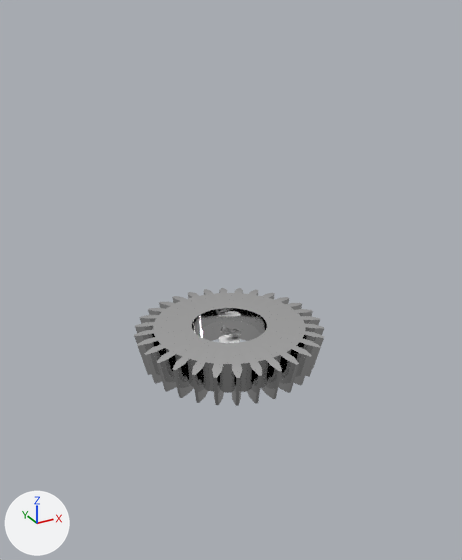
Before and after pictures for a commit that changed the glTF model gltf/stride.glb.
Camera for both pictures: a 50 mm camera at (-3.17, -5.8, 3.66) aimed at (-0.04, -0.1, 0.81). Every picture has the same lights, and +X, +Y and +Z are marked at lower left. Where no turn or scale is listed for an object, it has been applied to the vertices.

Before the edit, the objects in view are built like this:
```python
me_brep_14702d5f_5521_4a17_911b_d73f178fb5d9 = bpy.data.meshes.new('Brep 14702d5f-5521-4a17-911b-d73f178fb5d9')
me_brep_14702d5f_5521_4a17_911b_d73f178fb5d9.from_pydata(...)  # 29047 vertices, 58150 faces; spans x -0.137..0.143, y -0.055..0.054, z 0.0..0.104
me_brep_14702d5f_5521_4a17_911b_d73f178fb5d9.materials.append(mat_plastic)  # grey #a0a0a0
me_cylinder = bpy.data.meshes.new('Cylinder')
me_cylinder.from_pydata(...)  # a 128-sided cylinder along z spanning x -0.126..0.126, y -0.126..0.126, z -0.003..0.003
me_gear_001 = bpy.data.meshes.new('Gear.001')
me_gear_001.from_pydata(...)  # 840 vertices, 1680 faces; spans x -1.09..1.09, y -1.1..1.1, z -0.23..0.2
me_gear_001.materials.append(mat_material_001)  # white #e7e7e7
ob_cylinder = bpy.data.objects.new('Cylinder', me_cylinder)
ob_cylinder.location = (0.0, 0.0, 0.0)
ob_gear_001 = bpy.data.objects.new('Gear.001', me_gear_001)
ob_gear_001.location = (0.0, 0.0, 0.0)
ob_object_3144 = bpy.data.objects.new('Object.3144', me_brep_14702d5f_5521_4a17_911b_d73f178fb5d9)
ob_object_3144.location = (0.0, 0.0, 0.07)
ob_object_3144.rotation_euler = (0.0, 0.441, 0.0)  # degrees (0, 25, 0)
```
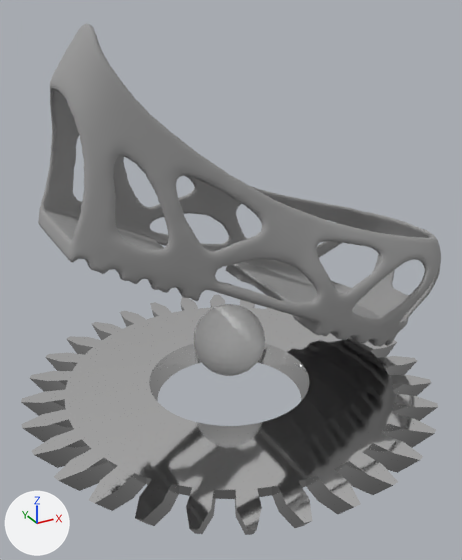
Location of each change, [x1, y1, x2, y2] in pixels of the pictures (462 x 560 px):
'Gear.001', moved, rescaled (119% wider, 103% taller): before [134, 288, 324, 406]; after [21, 295, 438, 535]
'Object.3144', moved, rescaled (1736% wider, 2214% taller): before [220, 325, 241, 338]; after [38, 24, 441, 347]
'Sphere', added: after [194, 304, 265, 376]
'Cylinder', deleted: before [219, 334, 240, 343]

The change, as a diff of the scene's bpy script:
```diff
--- a/gltf/stride.glb.py
+++ b/gltf/stride.glb.py
@@ me_sphere @@
+me_sphere.from_pydata(...)  # a UV sphere (32 segments, 16 rings, poles along z) spanning x -0.419..0.419, y -0.419..0.419, z -0.419..0.419
@@ ob_gear_001 @@
 ob_gear_001 = bpy.data.objects.new('Gear.001', me_gear_001)
-ob_gear_001.location = (0.0, 0.0, 0.0)
+ob_gear_001.location = (0.0, 0.0, -0.65)
+ob_gear_001.scale = (2.2, 2.2, 0.669)
@@ ob_cylinder @@
-ob_cylinder = bpy.data.objects.new('Cylinder', me_cylinder)
-ob_cylinder.location = (0.0, 0.0, 0.0)
@@ ob_object_3144 @@
 ob_object_3144 = bpy.data.objects.new('Object.3144', me_brep_14702d5f_5521_4a17_911b_d73f178fb5d9)
-ob_object_3144.location = (0.0, 0.0, 0.07)
+ob_object_3144.location = (0.0, 0.0, 0.65)
 ob_object_3144.rotation_euler = (0.0, 0.441, 0.0)  # degrees (0, 25, 0)
+ob_object_3144.scale = (18.8, 18.8, 18.8)
@@ ob_sphere @@
+ob_sphere = bpy.data.objects.new('Sphere', me_sphere)
+ob_sphere.location = (0.0, 0.0, 0.0)
```
